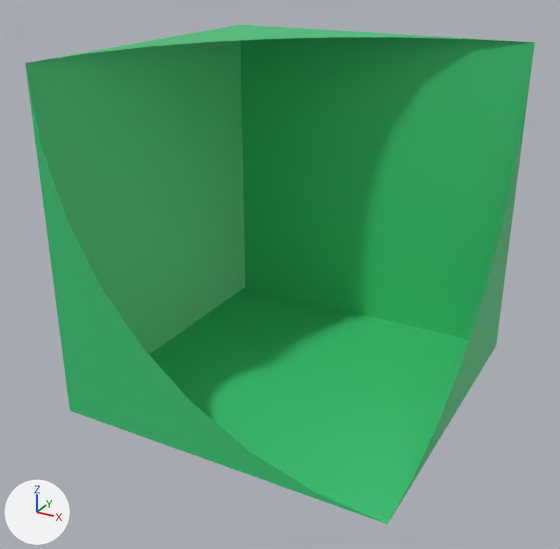
Before and after pictures for a commit that changed the glTF model models/seperated_blocks/r4c2_body_green.gltf.
One viewpoint serves both versions: a 50 mm camera at (1.95, -3.81, 1.58) aimed at (-0.06, -0.16, -0.25). Every picture has the same lights, and +X, +Y and +Z are marked at lower left. Objects named as collision shapes, trigger or cutter boxes, shadow casters or lower levels of detail are left out. Vertices at the same position are counted once.

The first picture shows 'r4c2_body_green'.
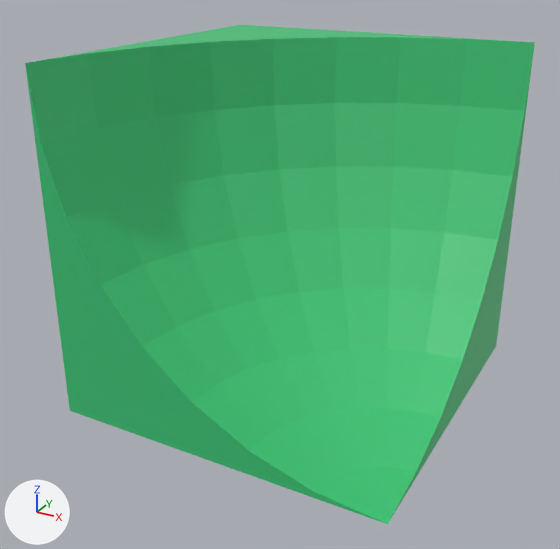
Diff of the bpy script that builds the scene:
```diff
--- a/models/seperated_blocks/r4c2_body_green.gltf.py
+++ b/models/seperated_blocks/r4c2_body_green.gltf.py
@@ me_cube_550 @@
 # used by ob_r4c2_body_green; location = (0.0, 0.0, 0.0)
-me_cube_550.from_pydata(...)  # 76 vertices, 112 faces; spans x -1.01..0.99, y -1.0..1.0, z -1.0..1.0
+me_cube_550.from_pydata(...)  # 119 vertices, 234 faces; spans x -1.01..0.99, y -1.0..1.0, z -1.0..1.0
+# me_cube_550 part 1
+# 43 vertices are added at x -0.93..0.84, y -0.93..0.92, z -0.96..0.61
+# 122 new faces join them
 me_cube_550.materials.append(mat_material_001)
```

Pixel boxes [x1, y1, x2, y2] of what changed, in the pictures (560 x 549 px):
part 1 of me_cube_550, added (green): after [25, 37, 535, 524]
